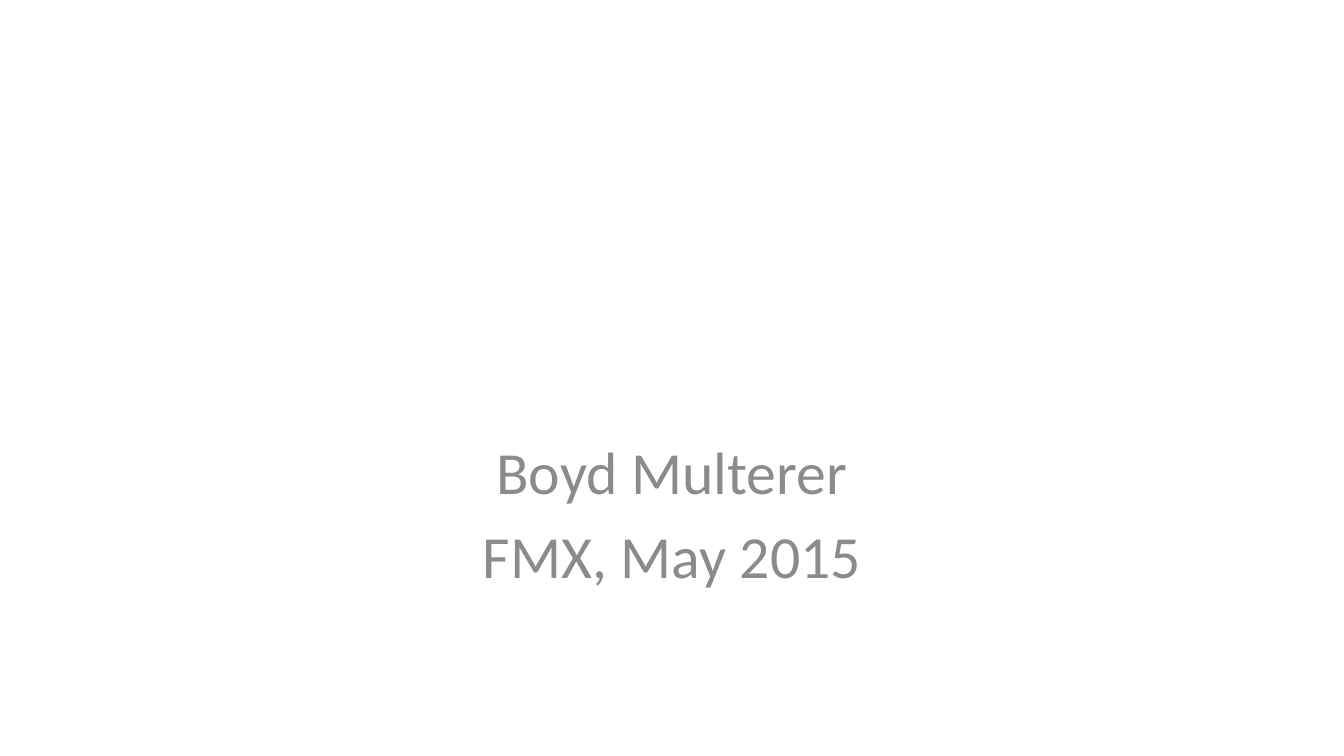
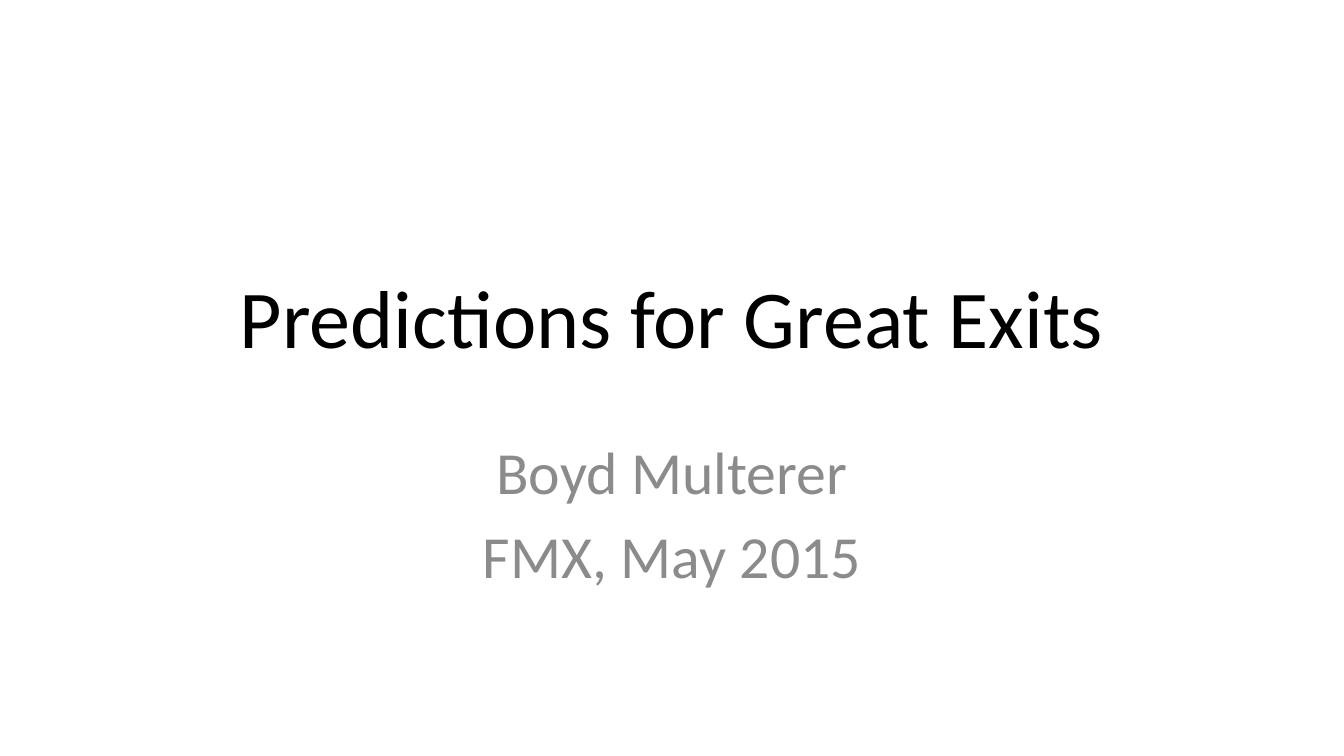
Before and after one commit to boydm/presentations, a slide deck: slide 2 of fmx_2015.16x9.pptx. Drawn at 1344x756 pixels with LibreOffice and Linux fonts; fonts in the diff are those of the drawing. Boxes give left, top, right and bottom in pixels: in the first picture for what was removed or moved away, otherwise in the second. Text is boxed around its words. In the diff, an @@ line names an element or a change of style, - is before the commit and + after.

Commit message:
update deck

```diff
--- a/fmx_2015.16x9.pptx
+++ b/fmx_2015.16x9.pptx
@@ title added at bbox=[240, 291, 1103, 349], 44 pt, text #000000 @@
+Predictions for Great Exits
```
Also in this commit, not shown: 2 slides added, 4 slides removed.
